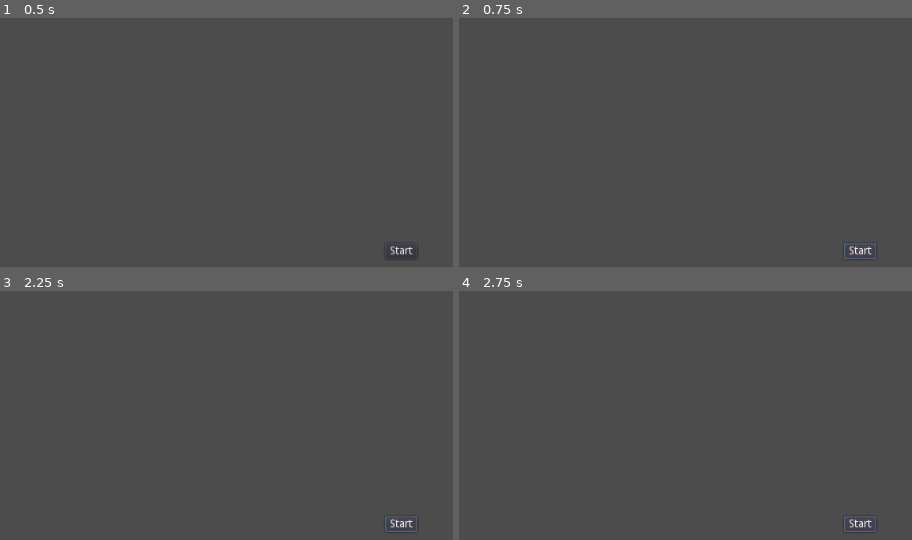
Above: before the commit, frames 1-4 (two rows, left to right).
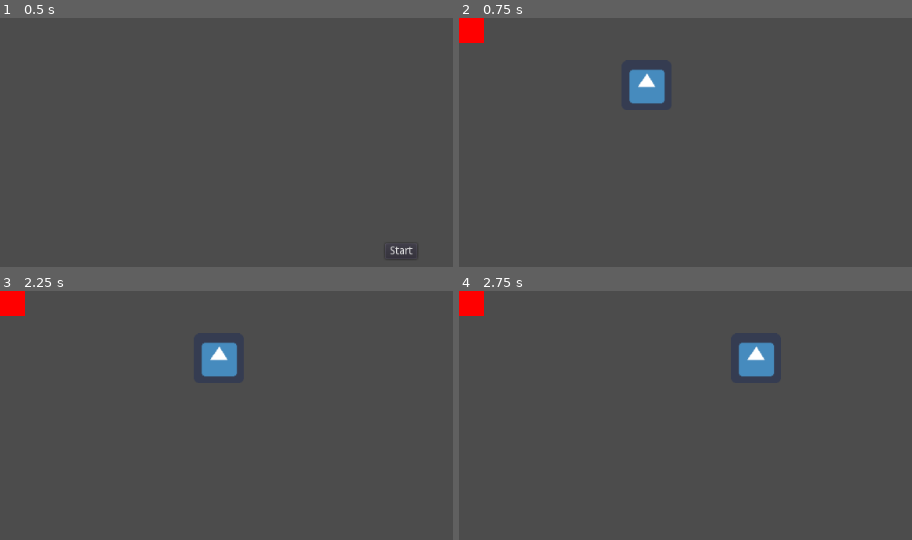
Above: after the commit, the same moments.

Repository: Braisa/laberinto
Game: Godot game, scene res://Menu.tscn
Two runs of this game, one before a commit and one after it. Both use one fixed random seed, a clock stepped at 60 frames per second and the inputs below. The engine's default icon, where the game draws it, is replaced by a stand-in: a white triangle on a blue panel in a dark square.
Inputs (mouse positions are in pixels of both pictures, inside the frame that each line leads up to):
- Up to frame 1 (0.5 s): no input
- Up to frame 2 (0.75 s): click "Start" at 0.5 s
- Up to frame 3 (2.25 s): click (403, 525) at 1.25 s, where only the run before the commit has a clickable "Start"; tap Enter at 2 s; hold Right (right) from 2.03 s (still down)
- Up to frame 4 (2.75 s): keep holding Right (right)

Frame 1 is identical in both runs. In frame 2, 1.8% of the frame differs, in the area x 0-93%, y 0-97%; in frame 3, 1.8%; in frame 4, 1.8%.

Commit message:
Añadido Bloque

Diff:
--- /dev/null
+++ b/1ºpantalla.tscn
@@ -0,0 +1,25 @@
+[gd_scene load_steps=5 format=2]
+
+[ext_resource path="res://KinematicBody2D.gd" type="Script" id=1]
+[ext_resource path="res://icon.png" type="Texture" id=2]
+[ext_resource path="res://Bloque.tscn" type="PackedScene" id=3]
+
+[sub_resource type="RectangleShape2D" id=1]
+extents = Vector2( 32.592, 31.5952 )
+
+[node name="Node2D" type="Node2D"]
+
+[node name="Jugador" type="KinematicBody2D" parent="."]
+position = Vector2( 240.207, 86.4296 )
+script = ExtResource( 1 )
+__meta__ = {
+"_edit_group_": true
+}
+
+[node name="Sprite" type="Sprite" parent="Jugador"]
+texture = ExtResource( 2 )
+
+[node name="CollisionShape2D" type="CollisionShape2D" parent="Jugador"]
+shape = SubResource( 1 )
+
+[node name="Bloque" parent="." instance=ExtResource( 3 )]
--- /dev/null
+++ b/Bloque.gd
@@ -0,0 +1,19 @@
+extends KinematicBody2D
+
+var x = 32
+var y = 32
+
+# Called when the node enters the scene tree for the first time.
+func _ready():
+	get_node("Rect").color = Color(1, 0, 0, 1)
+	get_node("Rect").rect_size = Vector2(x, y)
+	#get_node("Rect").rect_position = Vector2(100, 100)
+	get_node("CollisionShape2D").set_scale(Vector2(1.6, 1.6))
+	get_node("CollisionShape2D").position.x = 16
+	get_node("CollisionShape2D").position.y = 16
+	pass # Replace with function body.
+
+
+# Called every frame. 'delta' is the elapsed time since the previous frame.
+#func _process(delta):
+#	pass
--- /dev/null
+++ b/Bloque.tscn
@@ -0,0 +1,18 @@
+[gd_scene load_steps=3 format=2]
+
+[ext_resource path="res://Bloque.gd" type="Script" id=1]
+
+[sub_resource type="RectangleShape2D" id=1]
+
+[node name="Bloque" type="Node2D"]
+
+[node name="KinematicBody2D" type="KinematicBody2D" parent="."]
+script = ExtResource( 1 )
+
+[node name="CollisionShape2D" type="CollisionShape2D" parent="KinematicBody2D"]
+shape = SubResource( 1 )
+
+[node name="Rect" type="ColorRect" parent="KinematicBody2D"]
+__meta__ = {
+"_edit_use_anchors_": false
+}
--- a/Button.gd
+++ b/Button.gd
@@ -17,5 +17,5 @@
 
 
 func _on_Button_pressed():
-	get_tree().change_scene("res://Juego.tscn")
+	get_tree().change_scene("res://1ºpantalla.tscn")
 	pass # Replace with function body.
